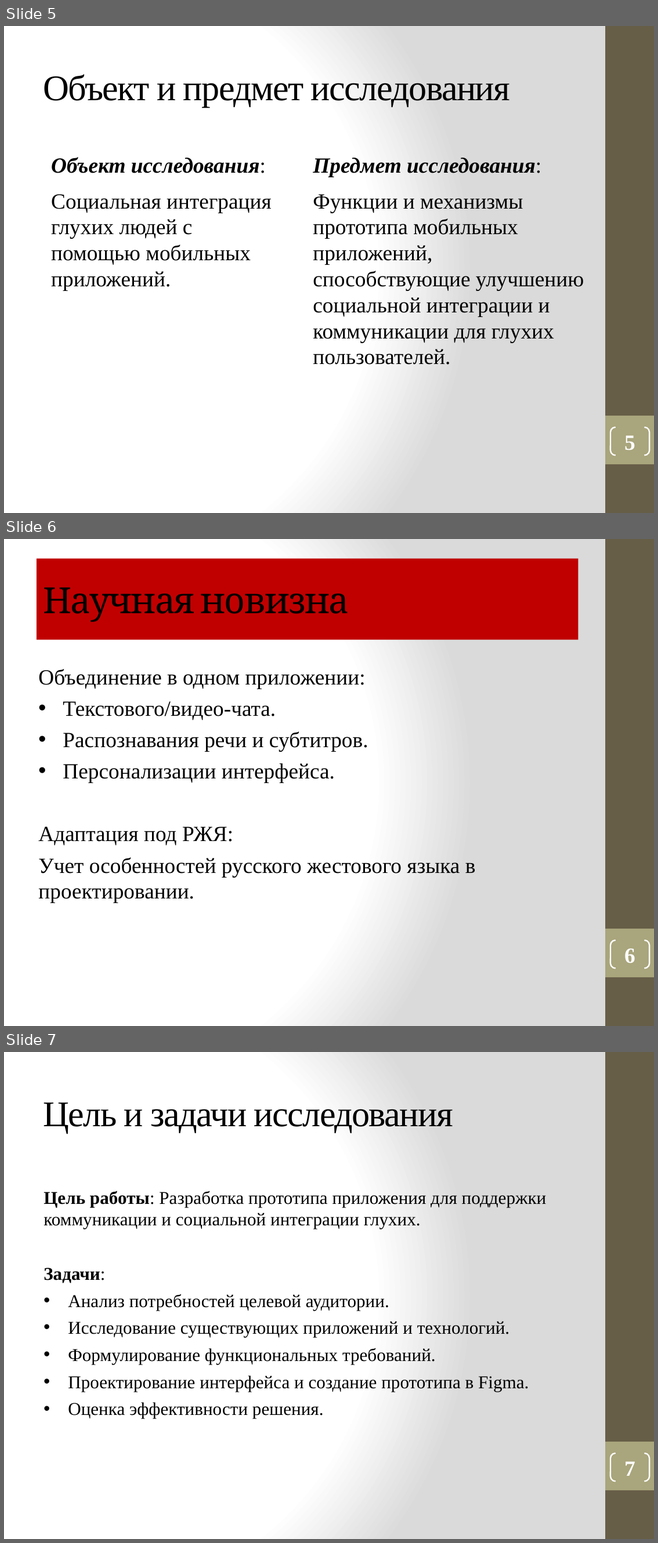
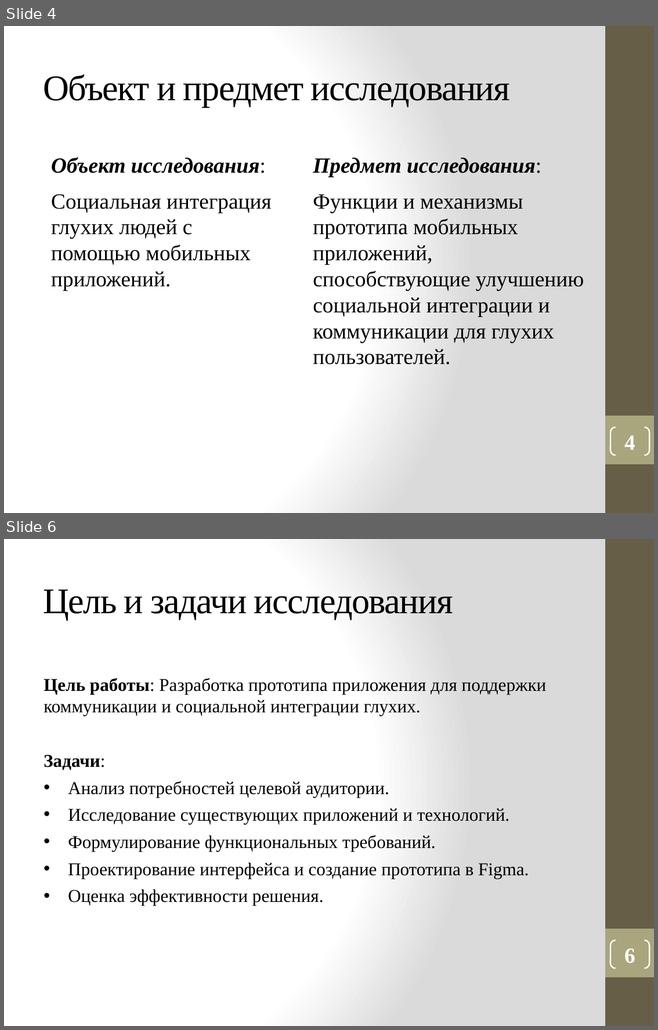
Before and after one commit to vadimgilka/DeafAndDumbPeople, a slide deck: Моя документация/Презентация_Панова.pptx. Shown one above the other, each under a label of ours: slides 5, 6 and 7 before the commit, slides 4 and 6 after it; the slides between them are not shown. The pictures are 658x1543 and 658x1030 pixels, drawn with LibreOffice and Linux fonts; fonts in the diff are those of the drawing. Boxes give left, top, right and bottom in pixels: in the first picture for what was removed or moved away, otherwise in the second. Text is boxed around its words. In the diff, an @@ line names an element or a change of style, - is before the commit and + after.

```diff
--- a/Моя документация/Презентация_Панова.pptx
+++ b/Моя документация/Презентация_Панова.pptx
@@ slide 6 removed at bbox=[4, 539, 654, 1026], background gradient #FFFFFF to #DADADA; not listed: 2 template elements that a slide beside it also shows @@
@@ title removed at bbox=[36, 559, 578, 640] @@
-Научная новизна
@@ text removed at bbox=[38, 669, 476, 903] @@
-Объединение в одном приложении:
-• Текстового/видео-чата.
-• Распознавания речи и субтитров.
-• Персонализации интерфейса.
-Адаптация под РЖЯ:
-Учет особенностей русского жестового языка в проектировании.
@@ page number removed at bbox=[610, 940, 649, 968] @@
-6
@@ what was slide 5 is now slide 4 @@
@@ page number at bbox=[624, 435, 635, 450]: text changed @@
-5
+4
@@ what was slide 7 is now slide 6 @@
@@ page number at bbox=[624, 948, 635, 964]: text changed @@
-7
+6
```
Also in this commit, not shown: 5 slides changed, 6 slides added, 2 other slides removed, 1 other file.
